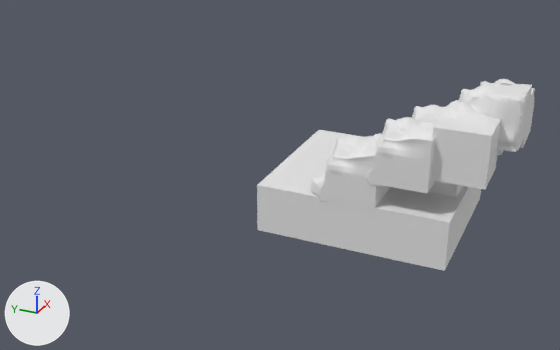
Renders of the Blender file homeisland.blend from each side of a commit.
Rendered twice from a 50 mm camera at (-27.8, -5.7, 11.7) aimed at (0.2, 6.8, -2.3). The lights are fixed; the arrows at lower left show +X, +Y and +Z.

The older version as bpy lines, for what is in view:
```python
me_cube_001 = bpy.data.meshes.new('Cube.001')
me_cube_001.from_pydata(...)  # 2052 vertices, 2050 faces; spans x -1.11..1.0, y -1.0..1.23, z -1.01..1.0
me_cube_002 = bpy.data.meshes.new('Cube.002')
me_cube_002.from_pydata(...)  # 728 vertices, 726 faces; spans x -1.06..1.21, y -1.02..1.97, z -1.13..1.35
me_cube_012 = bpy.data.meshes.new('Cube.012')
me_cube_012.from_pydata(...)  # a box spanning x -1.0..1.0, y -1.0..1.0, z -1.0..1.0
ob_cube_001 = bpy.data.objects.new('Cube.001', me_cube_001)
ob_cube_001.location = (0.0, -1.98, 1.89)
ob_cube_002 = bpy.data.objects.new('Cube.002', me_cube_002)
ob_cube_002.location = (-1.72, -1.27, 1.03)
ob_cube_012 = bpy.data.objects.new('Cube.012', me_cube_012)
ob_cube_012.location = (0.18, 2.56, -2.3)
ob_cube_012.scale = (3.28, 3.79, 1.0)
# also in view: 'Cube.010' at (-2.0, 2.9, -0.3); 'Cube' at (0.0, 0.7, -0.2); 'Cube.007' at (1.8, -1.7, 1.5); 'Cube.011' at (-1.9, 1.0, 0.7)
```
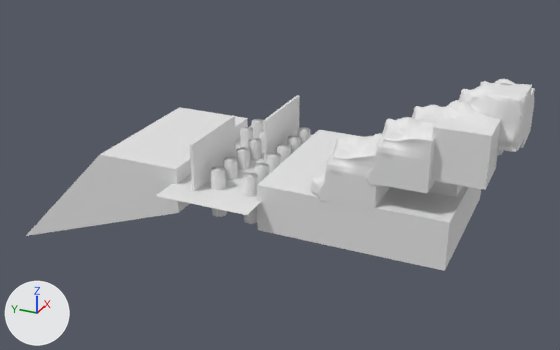
Pixel boxes [x1, y1, x2, y2] of what changed, in the pictures (560 x 350 px):
'Cube.013', added: after [26, 107, 248, 236]
'Plane', added: after [156, 125, 312, 215]
'Cube.015', added: after [190, 115, 236, 191]
'Cube.014', added: after [263, 95, 300, 163]
'Cylinder.005', added: after [243, 173, 258, 224]
'Cylinder.006', added: after [211, 167, 227, 217]
'Cylinder.007', added: after [223, 157, 238, 180]
'Cylinder.008', added: after [236, 147, 250, 170]
'Cylinder.011', added: after [248, 138, 262, 160]
'Cylinder.012', added: after [240, 127, 253, 148]
'Cylinder.003', added: after [267, 153, 281, 174]
'Cylinder.004', added: after [255, 163, 269, 184]
'Cylinder.002', added: after [277, 144, 291, 163]
'Cylinder.001', added: after [287, 136, 301, 154]
'Cylinder.013', added: after [252, 119, 264, 138]
'Cylinder', added: after [297, 127, 310, 145]
'Cylinder.010', added: after [259, 130, 264, 151]

Diff of the bpy script that builds the scene:
```diff
--- a/homeisland.blend.py
+++ b/homeisland.blend.py
@@ me_plane @@
+me_plane.from_pydata([(-1.0, -1.0, 0.0), (1.0, -1.0, 0.0), (-1.0, 1.0, 0.0), (1.0, 1.0, 0.0)], [], [(0, 1, 3, 2)])
@@ me_cube_013 @@
+me_cube_013.from_pydata([(-1.0, -1.0, -1.0), (-1.0, -1.0, 1.0), (-1.0, 3.6, -4.07), (-1.0, 1.0, 1.0), (1.0, -1.0, -1.0), (1.0, -1.0, 1.0), (1.0, 3.6, -4.07), (1.0, 1.0, 1.0)], [], [(0, 1, 3, 2), (2, 3, 7, 6), (6, 7, 5, 4), (4, 5, 1, 0), (2, 6, 4, 0), (7, 3, 1, 5)])
@@ ob_cylinder_013 @@
+ob_cylinder_013 = bpy.data.objects.new('Cylinder.013', me_cylinder_013)  # a 32-sided cylinder along z spanning x -1.0..1.0, y -1.0..1.0, z -1.0..1.0
+ob_cylinder_013.location = (3.05, 9.26, -2.2)
+ob_cylinder_013.scale = (0.3, 0.3, 1.0)
@@ ob_cylinder_012 @@
+ob_cylinder_012 = bpy.data.objects.new('Cylinder.012', me_cylinder_013.copy())
+ob_cylinder_012.location = (1.88, 9.26, -2.2)
+ob_cylinder_012.scale = (0.3, 0.3, 1.0)
@@ ob_cylinder_011 @@
+ob_cylinder_011 = bpy.data.objects.new('Cylinder.011', me_cylinder_013.copy())
+ob_cylinder_011.location = (0.81, 8.33, -2.2)
+ob_cylinder_011.scale = (0.3, 0.3, 1.0)
@@ ob_cylinder_010 @@
+ob_cylinder_010 = bpy.data.objects.new('Cylinder.010', me_cylinder_013.copy())
+ob_cylinder_010.location = (1.88, 8.33, -2.2)
+ob_cylinder_010.scale = (0.3, 0.3, 1.0)
@@ ob_cylinder_008 @@
+ob_cylinder_008 = bpy.data.objects.new('Cylinder.008', me_cylinder_013.copy())
+ob_cylinder_008.location = (-0.37, 8.33, -2.2)
+ob_cylinder_008.scale = (0.3, 0.3, 1.0)
@@ ob_cylinder_007 @@
+ob_cylinder_007 = bpy.data.objects.new('Cylinder.007', me_cylinder_013.copy())
+ob_cylinder_007.location = (-1.54, 8.33, -2.2)
+ob_cylinder_007.scale = (0.3, 0.3, 1.0)
@@ ob_cylinder_006 @@
+ob_cylinder_006 = bpy.data.objects.new('Cylinder.006', me_cylinder_013.copy())
+ob_cylinder_006.location = (-2.61, 8.33, -2.2)
+ob_cylinder_006.scale = (0.3, 0.3, 1.0)
@@ ob_cylinder_005 @@
+ob_cylinder_005 = bpy.data.objects.new('Cylinder.005', me_cylinder_013.copy())
+ob_cylinder_005.location = (-2.61, 6.87, -2.2)
+ob_cylinder_005.scale = (0.3, 0.3, 1.0)
@@ ob_cylinder_004 @@
+ob_cylinder_004 = bpy.data.objects.new('Cylinder.004', me_cylinder_013.copy())
+ob_cylinder_004.location = (-1.54, 6.87, -2.2)
+ob_cylinder_004.scale = (0.3, 0.3, 1.0)
@@ ob_cylinder_003 @@
+ob_cylinder_003 = bpy.data.objects.new('Cylinder.003', me_cylinder_013.copy())
+ob_cylinder_003.location = (-0.37, 6.87, -2.2)
+ob_cylinder_003.scale = (0.3, 0.3, 1.0)
@@ ob_cylinder_002 @@
+ob_cylinder_002 = bpy.data.objects.new('Cylinder.002', me_cylinder_013.copy())
+ob_cylinder_002.location = (0.67, 6.87, -2.2)
+ob_cylinder_002.scale = (0.3, 0.3, 1.0)
@@ ob_cylinder_001 @@
+ob_cylinder_001 = bpy.data.objects.new('Cylinder.001', me_cylinder_013.copy())
+ob_cylinder_001.location = (1.79, 6.87, -2.2)
+ob_cylinder_001.scale = (0.3, 0.3, 1.0)
@@ ob_cylinder @@
+ob_cylinder = bpy.data.objects.new('Cylinder', me_cylinder_013.copy())
+ob_cylinder.location = (2.92, 6.87, -2.2)
+ob_cylinder.scale = (0.3, 0.3, 1.0)
@@ ob_cube_015 @@
+ob_cube_015 = bpy.data.objects.new('Cube.015', me_cube_012.copy())  # the mesh of ob_cube_012
+ob_cube_015.location = (-1.54, 9.08, -1.22)
+ob_cube_015.scale = (1.82, 0.0649, 1.27)
@@ ob_cube_014 @@
+ob_cube_014 = bpy.data.objects.new('Cube.014', me_cube_012.copy())  # the mesh of ob_cube_012
+ob_cube_014.location = (2.08, 7.58, -1.22)
+ob_cube_014.scale = (1.82, 0.0649, 1.27)
@@ ob_plane @@
+ob_plane = bpy.data.objects.new('Plane', me_plane)
+ob_plane.location = (0.0, 8.2, -1.99)
+ob_plane.scale = (4.36, 2.04, 1.0)
@@ ob_cube_013 @@
+ob_cube_013 = bpy.data.objects.new('Cube.013', me_cube_013)
+ob_cube_013.location = (0.18, 11.9, -2.3)
+ob_cube_013.scale = (3.28, 1.88, 1.0)
```
